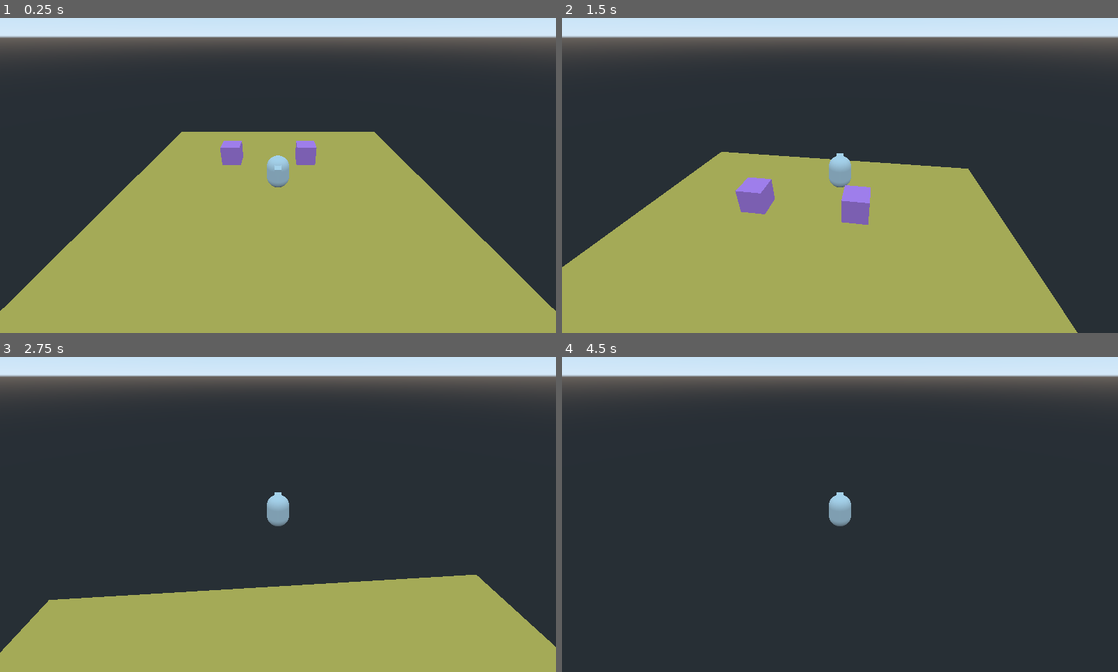
Above: before the commit, frames 1-4 (two rows, left to right).
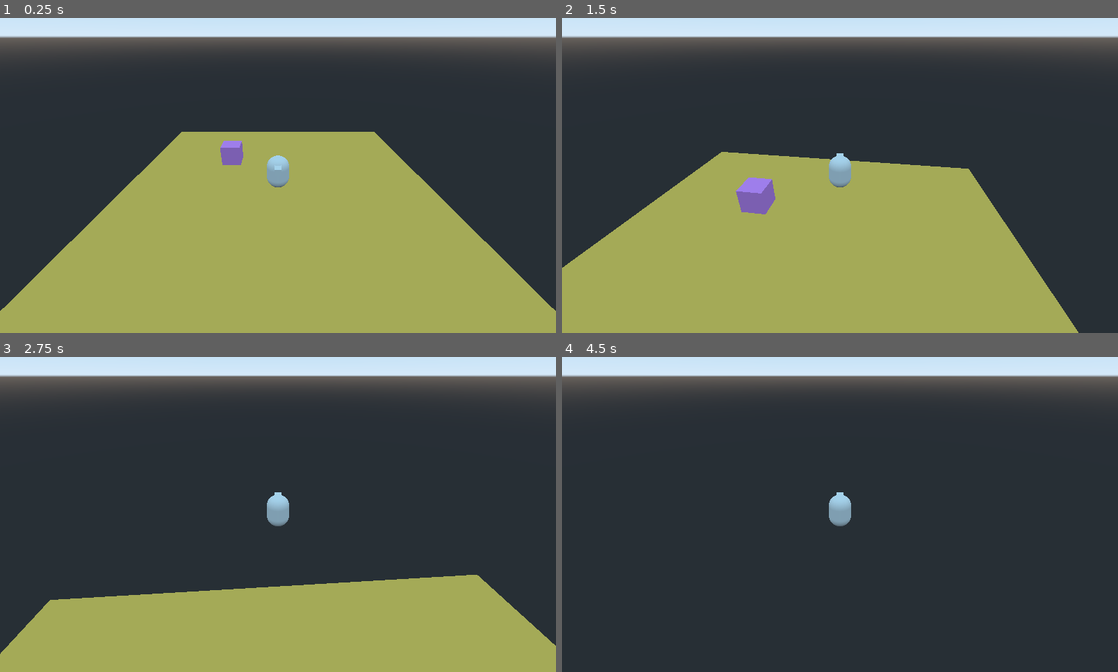
Above: after the commit, the same moments.

Repository: dsvoid/3d1
Game: Godot game, scene res://scenes and scripts/Level.tscn
Two runs of this game, one before a commit and one after it. Both use one fixed random seed, a clock stepped at 60 frames per second and the inputs below.
Inputs (mouse positions are in pixels of both pictures, inside the frame that each line leads up to):
- Up to frame 1 (0.25 s): no input
- Up to frame 2 (1.5 s): tap Enter at 0.5 s; move the mouse to (867, 169) at 0.52 s; hold F (use_key) 0.53-1.28 s; hold W (move_up) from 0.53 s (still down); move the mouse to (812, 172) at 1.27 s; tap F (use_key) at 1.35 s
- Up to frame 3 (2.75 s): keep holding W (move_up); move the mouse to (289, 505) at 2.02 s; hold F (use_key) from 2.03 s (still down)
- Up to frame 4 (4.5 s): keep holding W (move_up); move the mouse to (834, 514) at 2.77 s; release F (use_key) at 2.78 s; tap F (use_key) at 2.85, 4.35 s; move the mouse to (878, 514) at 3.52 s; hold F (use_key) 3.53-4.28 s; tap Space at 4.25 s; move the mouse to (795, 505) at 4.27 s

The runs differ from the first frame. In frame 1, 0.3% of the frame differs, in the area x 53-57%, y 38-47%; in frame 2, 0.7%, in the area x 0-93%, y 42-100%; in frame 3, less than 0.1%; in frame 4, less than 0.1%.

Commit message:
rewrote code to determine grab position for larger objects

Diff:
--- a/scenes and scripts/Level.tscn
+++ b/scenes and scripts/Level.tscn
@@ -25,6 +25,3 @@
 
 [node name="MovableObj" parent="." instance=ExtResource( 2 )]
 transform = Transform( 1, 0, 0, 0, 1, 0, 0, 0, 1, -2.5, 0.5, -2.5 )
-
-[node name="MovableObj2" parent="." instance=ExtResource( 2 )]
-transform = Transform( 1, 0, 0, 0, 1, 0, 0, 0, 1, 1.5, 0.5, -2.5 )
--- a/scenes and scripts/MovableObj.gd
+++ b/scenes and scripts/MovableObj.gd
@@ -1,15 +1,35 @@
 extends StaticBody
 
+var size_x: int = 1
+var size_z : int = 1
 var in_move_tween : bool = false
 var in_rot_tween : bool = false
 var rot_tween_complete : bool = false
+var grab_points : Array = []
 
 onready var push_ray_cast = $PushRayCast
 
 func _ready():
 	$MoveTween.connect("tween_completed", self, "on_move_tween_completed")
 	$RotTween.connect("tween_completed", self, "on_rot_tween_completed")
+	init_size()
+	init_grab_points()
 
+func init_size(x=1,z=1):
+	size_x = x
+	size_z = z
+	$CollisionShape.shape.extents = Vector3(x/2.0,0.5,z/2.0)
+	$DefaultMeshInstance.mesh.size = Vector3(x,1,z)
+
+func init_grab_points():
+	var start_x = -(size_x/2.0) + 0.5
+	for i in range(size_x):
+		grab_points.append(Vector3(start_x+i,0,0.5+(size_z/2.0)))
+		grab_points.append(Vector3(start_x+i,0,-0.5-(size_z/2.0)))
+	var start_z = -(size_z/2.0) + 0.5
+	for i in range(size_z):
+		grab_points.append(Vector3(0.5+(size_x/2.0),0,start_z+i))
+		grab_points.append(Vector3(-0.5-(size_x/2.0),0,start_z+i))
 
 func apply_move_tween(target):
 	in_move_tween = true
--- a/scenes and scripts/MovableObj.tscn
+++ b/scenes and scripts/MovableObj.tscn
@@ -20,7 +20,7 @@
 [node name="CollisionShape" type="CollisionShape" parent="."]
 shape = SubResource( 1 )
 
-[node name="MeshInstance" type="MeshInstance" parent="."]
+[node name="DefaultMeshInstance" type="MeshInstance" parent="."]
 mesh = SubResource( 3 )
 material/0 = null
 
--- a/scenes and scripts/Player.gd
+++ b/scenes and scripts/Player.gd
@@ -45,8 +45,8 @@
 		grabbed_obj = $GrabRayCast.get_collider()
 		var new_mat = SpatialMaterial.new()
 		new_mat.albedo_color = Color(0,0.7,0)
-		grabbed_obj.get_node("MeshInstance").material_override = new_mat
-		find_grab_pos()
+		grabbed_obj.get_node("DefaultMeshInstance").material_override = new_mat
+		new_find_grab_pos()
 		state = ALIGN_WITH_OBJ
 		return
 
@@ -137,7 +137,6 @@
 		input_dir.z = input_rotated.y
 		apply_movement(input_dir * move_accel * delta)
 		apply_rotation(input_dir,delta)
-
 	vel = move_and_slide(vel,Vector3.UP)
 
 func apply_friction(amount):
@@ -176,10 +175,19 @@
 		else:
 			grab_pos.z = obj_pos.z + 1
 
+func new_find_grab_pos():
+	var obj_pos = grabbed_obj.global_transform.origin
+	var grab_distances = []
+	var grab_points = grabbed_obj.grab_points
+	for i in range(grab_points.size()):
+		grab_distances.append(global_transform.origin.distance_to(obj_pos + grab_points[i]))
+	var grab_index = grab_distances.find(grab_distances.min())
+	grab_pos = obj_pos + Vector3(grab_points[grab_index].x,-0.5,grab_points[grab_index].z)
+
 func release_obj():
 	var new_mat = SpatialMaterial.new()
 	new_mat.albedo_color = Color(1.0,0.6,1.0)
-	grabbed_obj.get_node("MeshInstance").material_override = new_mat
+	grabbed_obj.get_node("DefaultMeshInstance").material_override = new_mat
 	grabbed_obj = null
 
 func apply_align_tween():
